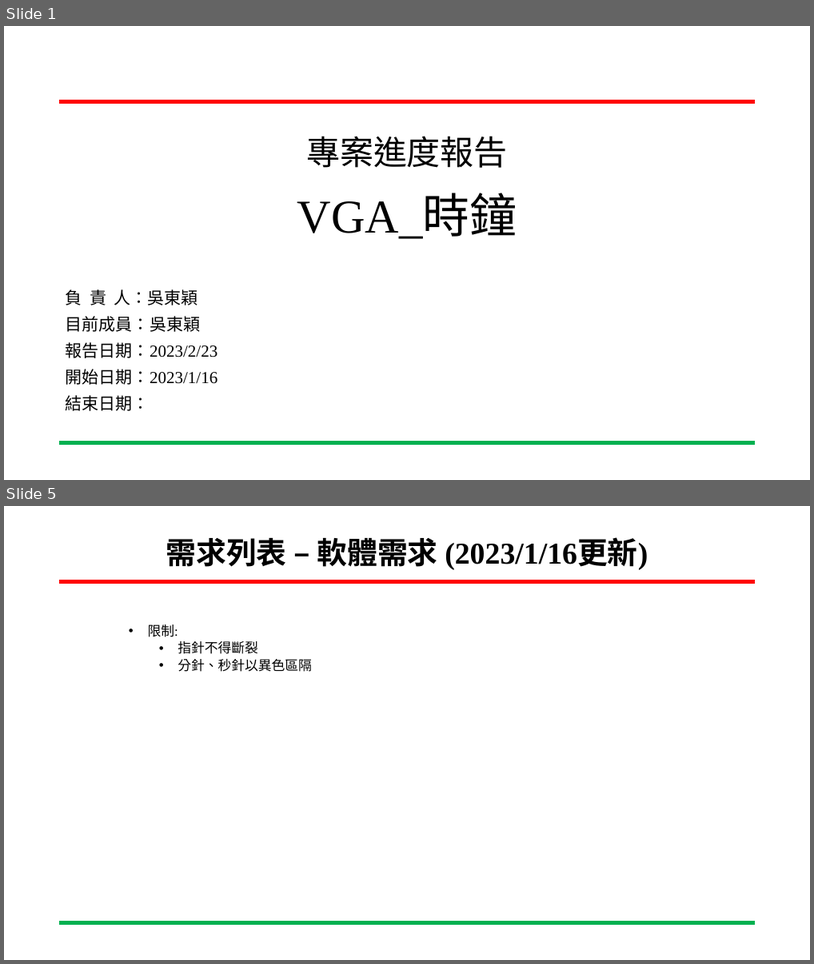
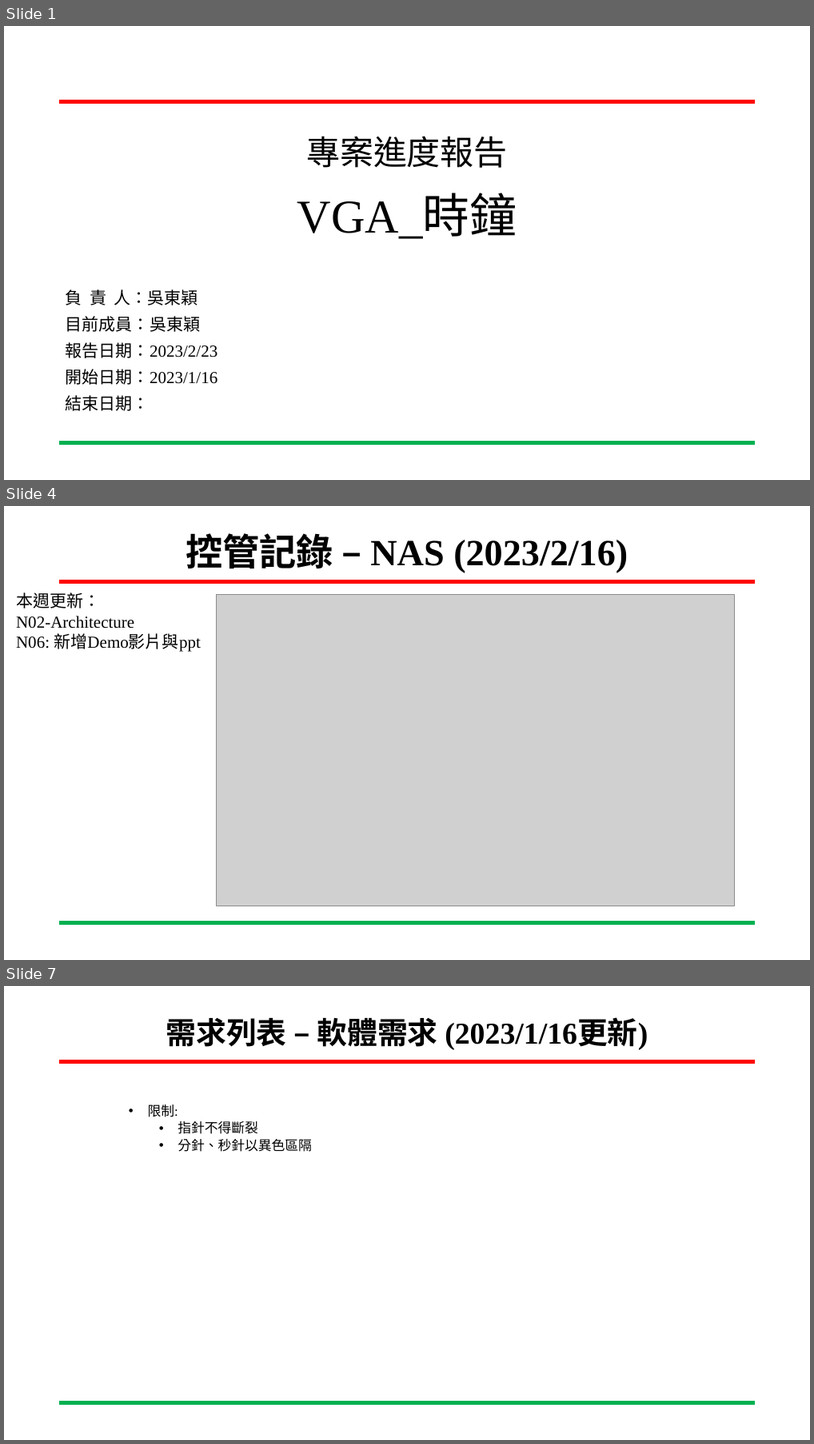
Before and after one commit to ing0331/FPGA, a slide deck: HW4_VGA_clock/N06-Tutorial/專案進度報告-VGA_時鐘-吳東穎-20230223.pptx. Shown one above the other, each under a label of ours: slides 1 and 5 before the commit, slides 1, 4 and 7 after it; the slides between them are not shown. The pictures are 814x964 and 814x1444 pixels, drawn with LibreOffice and Linux fonts; fonts in the diff are those of the drawing; grey boxes stand for pictures; background and template pictures are left out. Boxes give left, top, right and bottom in pixels: in the first picture for what was removed or moved away, otherwise in the second. Text is boxed around its words. In the diff, an @@ line names an element or a change of style, - is before the commit and + after.

```diff
--- a/HW4_VGA_clock/N06-Tutorial/專案進度報告-VGA_時鐘-吳東穎-20230223.pptx
+++ b/HW4_VGA_clock/N06-Tutorial/專案進度報告-VGA_時鐘-吳東穎-20230223.pptx
@@ slide 4 added at bbox=[4, 506, 810, 960], background #FFFFFF; not listed: 2 template elements that a slide beside it also shows @@
@@ title added at bbox=[186, 533, 628, 573], 44 pt, text #000000, bold @@
+控管記錄 – NAS (2023/2/16)
@@ text added at bbox=[16, 592, 200, 652], 20 pt, text #000000 @@
+  本週更新：
+  N02-Architecture
+  N06: 新增Demo影片與ppt
@@ picture added at bbox=[216, 594, 734, 905] @@
@@ what was slide 5 is now slide 7 @@
```
Also in this commit, not shown: 3 slides changed, 1 other slide added, 1 other file.
